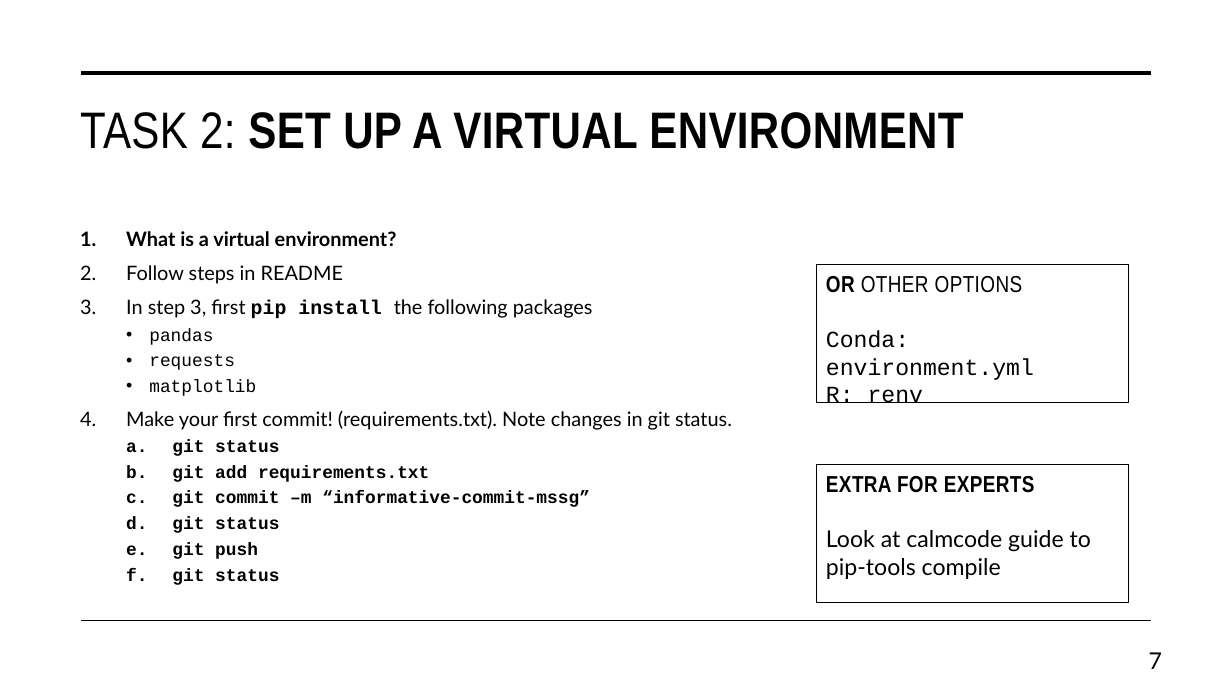
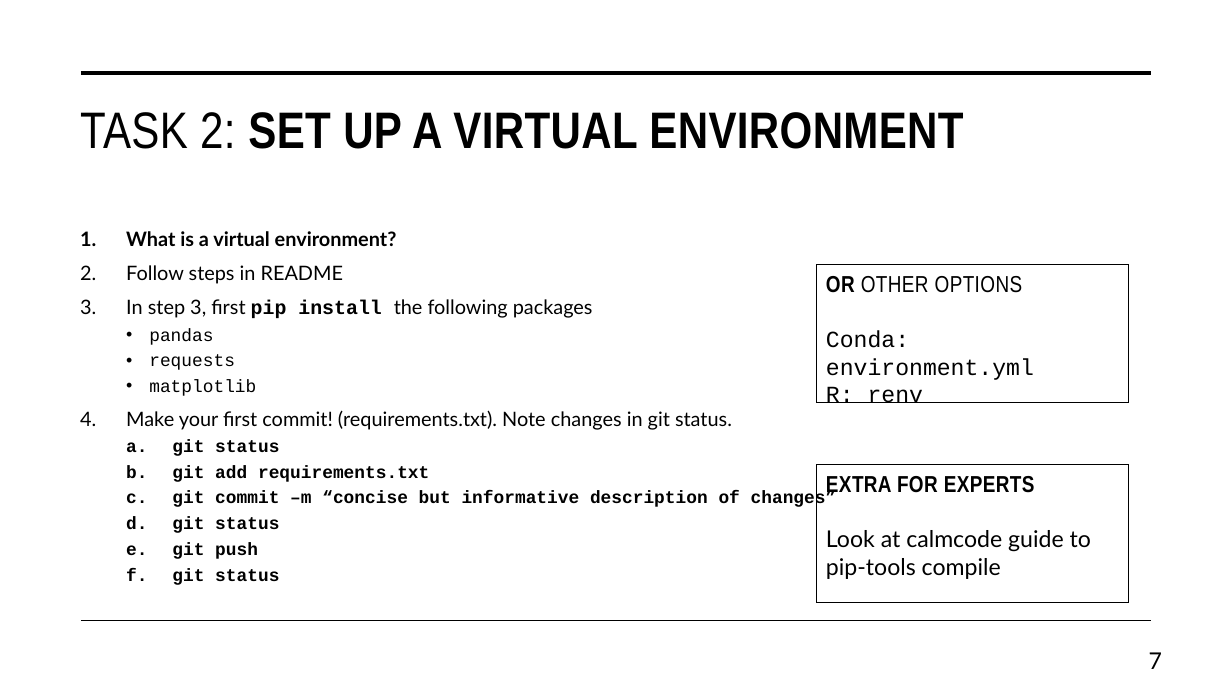
Before and after one commit to daniel-wrench/snap-research-template, a slide deck: slide 7 of doc/workshop_slides.pptx. Drawn at 1232x693 pixels with LibreOffice and Linux fonts; fonts in the diff are those of the drawing. Boxes give left, top, right and bottom in pixels: in the first picture for what was removed or moved away, otherwise in the second. Text is boxed around its words. In the diff, an @@ line names an element or a change of style, - is before the commit and + after.

```diff
--- a/doc/workshop_slides.pptx
+++ b/doc/workshop_slides.pptx
@@ text at <box>172,491,837,509</box>: text changed @@
-  c. git commit –m “informative-commit-mssg”
+  c. git commit –m “concise but informative description of changes”
```
Also in this commit, not shown: 7 other slides changed, 1 other file.
